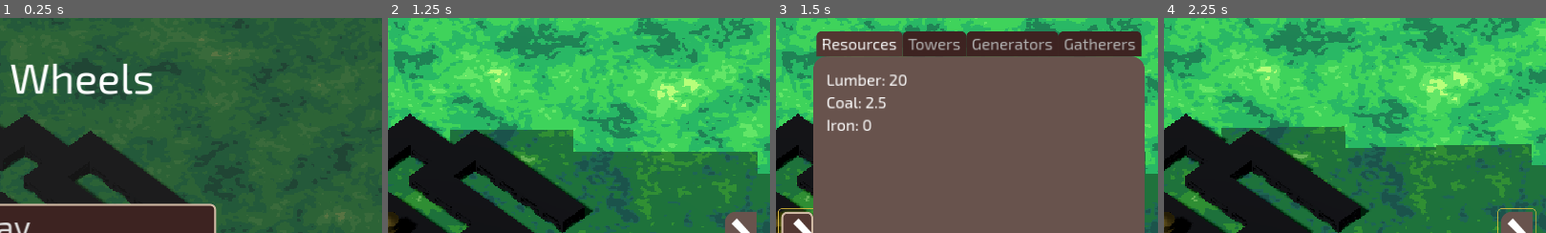
Above: before the commit, frames 1-4 (left to right).
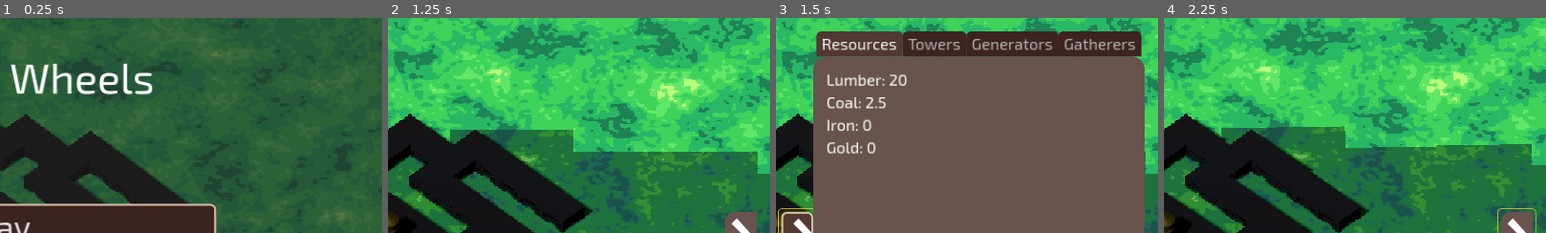
Above: after the commit, the same moments.

Repository: GamemakerPixel/cs315-project-3
Game: Godot game, scene res://scenes/menus/main_menu.tscn
Same seed, same stepped clock (60 frames per second), same inputs: the game is played once before the commit and once after it.
Inputs (mouse positions are % of the whole screen's width and height, from its top left):
- Up to frame 1 (0.25 s): no input
- Up to frame 2 (1.25 s): click "Play" at 0.5 s
- Up to frame 3 (1.5 s): click (96, 50) at 1.25 s
- Up to frame 4 (2.25 s): tap Enter at 2 s; move the mouse to (72, 45) at 2.02 s; hold D (turn_right) from 2.03 s (still down); hold E (place) from 2.03 s (still down)
The pictures show only the part of the screen within x 50-100%, y 0-50%; the shares and areas given below are measured in that part.

Frames 1-2 are identical in both runs. In frame 3, 0.3% of the frame differs, in the area x 13-27%, y 57-64%; in frame 4, nothing differs.

Commit message:
A few hotfixes for gold collection and resource placement

Diff:
--- a/scenes/maps/procedural_ground.gd
+++ b/scenes/maps/procedural_ground.gd
@@ -152,7 +152,6 @@
 		_loaded_deposits[chunk] = 0
 		var deposit = resource_deposits[stats.dominant_zone]
 		_place_resource_deposit(deposit, rect.get_center())
-		print(stats._tile_counts)
 
 	_chunks_stats_loaded[chunk] = stats
 
--- a/scenes/resource_deposits/coal_deposit.tscn
+++ b/scenes/resource_deposits/coal_deposit.tscn
@@ -45,7 +45,7 @@
 "times": PackedFloat32Array(0),
 "transitions": PackedFloat32Array(1),
 "update": 0,
-"values": [Vector3(5, 1, 5)]
+"values": [Vector3(1, 1, 1)]
 }
 
 [sub_resource type="Animation" id="Animation_ddjgd"]
@@ -72,7 +72,7 @@
 "times": PackedFloat32Array(0, 1),
 "transitions": PackedFloat32Array(1, 1),
 "update": 0,
-"values": [Vector3(5, 1, 5), Vector3(0, 0, 0)]
+"values": [Vector3(1, 1, 1), Vector3(0, 0, 0)]
 }
 
 [sub_resource type="AnimationLibrary" id="AnimationLibrary_hyop3"]
@@ -89,7 +89,6 @@
 amount_per_gatherer_cycle = 7.0
 
 [node name="Mesh" type="MeshInstance3D" parent="."]
-transform = Transform3D(1, 0, 0, 0, 1, 0, 0, 0, 1, 0, 0, 0)
 mesh = ExtResource("1_sdxi6")
 surface_material_override/0 = SubResource("StandardMaterial3D_uyntf")
 
@@ -101,5 +100,3 @@
 libraries = {
 "": SubResource("AnimationLibrary_hyop3")
 }
-
-[connection signal="animation_finished" from="Animation" to="." method="_on_animation_finished"]
--- a/scenes/resource_deposits/gold_deposit.tscn
+++ b/scenes/resource_deposits/gold_deposit.tscn
@@ -1,7 +1,8 @@
-[gd_scene load_steps=8 format=3 uid="uid://cdw2u706qmfqx"]
+[gd_scene load_steps=9 format=3 uid="uid://cdw2u706qmfqx"]
 
 [ext_resource type="Script" path="res://scenes/resource_deposits/resource_deposit.gd" id="1_1wiil"]
 [ext_resource type="ArrayMesh" uid="uid://dq71awsyl2oqw" path="res://assets/meshes/resource_deposits/gold_deposit.obj" id="2_jokjg"]
+[ext_resource type="AudioStream" uid="uid://di15by5vuatf3" path="res://assets/sound/gold_obtain.wav" id="3_yauq5"]
 
 [sub_resource type="StandardMaterial3D" id="StandardMaterial3D_n3io1"]
 albedo_color = Color(0.873497, 0.736135, 0.147213, 1)
@@ -36,7 +37,7 @@
 "times": PackedFloat32Array(0),
 "transitions": PackedFloat32Array(1),
 "update": 0,
-"values": [Vector3(5, 1, 5)]
+"values": [Vector3(1, 1, 1)]
 }
 
 [sub_resource type="Animation" id="Animation_ddjgd"]
@@ -63,7 +64,7 @@
 "times": PackedFloat32Array(0, 1),
 "transitions": PackedFloat32Array(1, 1),
 "update": 0,
-"values": [Vector3(5, 1, 5), Vector3(0, 0, 0)]
+"values": [Vector3(1, 1, 1), Vector3(0, 0, 0)]
 }
 
 [sub_resource type="AnimationLibrary" id="AnimationLibrary_hyop3"]
@@ -76,10 +77,10 @@
 collision_layer = 16
 collision_mask = 0
 script = ExtResource("1_1wiil")
+consumable = 5
 amount = 1.0
 
 [node name="Mesh" type="MeshInstance3D" parent="."]
-transform = Transform3D(1, 0, 0, 0, 1, 0, 0, 0, 1, 0, 0, 0)
 mesh = ExtResource("2_jokjg")
 surface_material_override/0 = SubResource("StandardMaterial3D_n3io1")
 surface_material_override/1 = SubResource("StandardMaterial3D_n3io1")
@@ -96,4 +97,7 @@
 "": SubResource("AnimationLibrary_hyop3")
 }
 
+[node name="Obtain" type="AudioStreamPlayer" parent="."]
+stream = ExtResource("3_yauq5")
+
 [connection signal="animation_finished" from="Animation" to="." method="_on_animation_finished"]
--- a/scenes/resource_deposits/iron_deposit.tscn
+++ b/scenes/resource_deposits/iron_deposit.tscn
@@ -71,7 +71,7 @@
 "times": PackedFloat32Array(0),
 "transitions": PackedFloat32Array(1),
 "update": 0,
-"values": [Vector3(5, 1, 5)]
+"values": [Vector3(1, 1, 1)]
 }
 
 [sub_resource type="Animation" id="Animation_ddjgd"]
@@ -98,7 +98,7 @@
 "times": PackedFloat32Array(0, 1),
 "transitions": PackedFloat32Array(1, 1),
 "update": 0,
-"values": [Vector3(5, 1, 5), Vector3(0, 0, 0)]
+"values": [Vector3(1, 1, 1), Vector3(0, 0, 0)]
 }
 
 [sub_resource type="AnimationLibrary" id="AnimationLibrary_hyop3"]
@@ -115,7 +115,6 @@
 amount = 3.0
 
 [node name="Mesh" type="MeshInstance3D" parent="."]
-transform = Transform3D(1, 0, 0, 0, 1, 0, 0, 0, 1, 0, 0, 0)
 mesh = ExtResource("2_e4acv")
 surface_material_override/0 = SubResource("StandardMaterial3D_pgmbt")
 surface_material_override/1 = SubResource("StandardMaterial3D_lj12h")
@@ -134,5 +133,3 @@
 libraries = {
 "": SubResource("AnimationLibrary_hyop3")
 }
-
-[connection signal="animation_finished" from="Animation" to="." method="_on_animation_finished"]
--- a/scenes/resource_deposits/resource_deposit.gd
+++ b/scenes/resource_deposits/resource_deposit.gd
@@ -9,6 +9,8 @@
 func gather_resource() -> float:
 	if amount_per_gatherer_cycle >= amount:
 		$Animation.play("disappear")
+		if has_node("Obtain"):
+			$Obtain.play()
 		return amount
 
 	amount -= amount_per_gatherer_cycle
--- a/scenes/ui/resource_entry.gd
+++ b/scenes/ui/resource_entry.gd
@@ -5,6 +5,7 @@
 	ConsumablePool.Consumable.LUMBER: "Lumber",
 	ConsumablePool.Consumable.COAL: "Coal",
 	ConsumablePool.Consumable.IRON: "Iron",
+	ConsumablePool.Consumable.GOLD: "Gold",
 }
 
 var consumable: ConsumablePool.Consumable
--- a/scenes/ui/ui.gd
+++ b/scenes/ui/ui.gd
@@ -9,6 +9,7 @@
 	ConsumablePool.Consumable.LUMBER,
 	ConsumablePool.Consumable.COAL,
 	ConsumablePool.Consumable.IRON,
+	ConsumablePool.Consumable.GOLD,
 ]
 
 @export var health_progress: ProgressBar
--- a/scenes/ui/ui.tscn
+++ b/scenes/ui/ui.tscn
@@ -281,6 +281,7 @@
 layout_mode = 2
 theme_override_constants/separation = 30
 script = ExtResource("6_8cx61")
+menu_scene = "res://scenes/menus/main_menu.tscn"
 
 [node name="Retry" type="Button" parent="Win/Margin/VBox/ButtonMargin/Buttons"]
 layout_mode = 2
Not shown: 8 places in resources/mesh_libraries/ground.tres that only renumber resources
Not shown: 2 places in resources/mesh_libraries/vehicle_platforms.tres that only renumber resources
